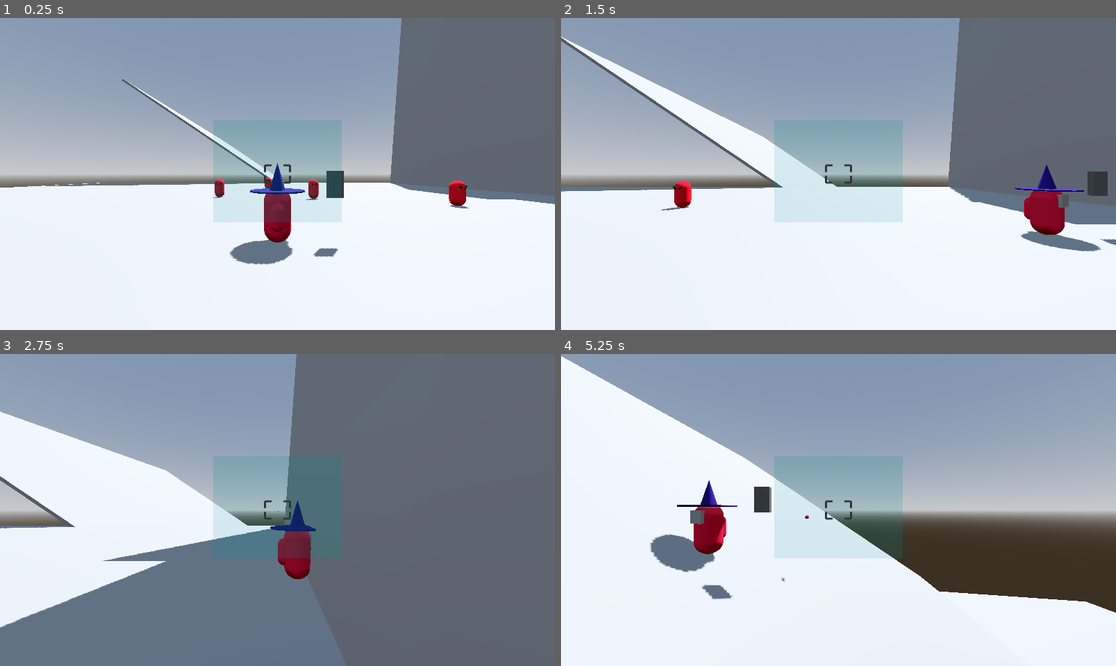
Above: before the commit, frames 1-4 (two rows, left to right).
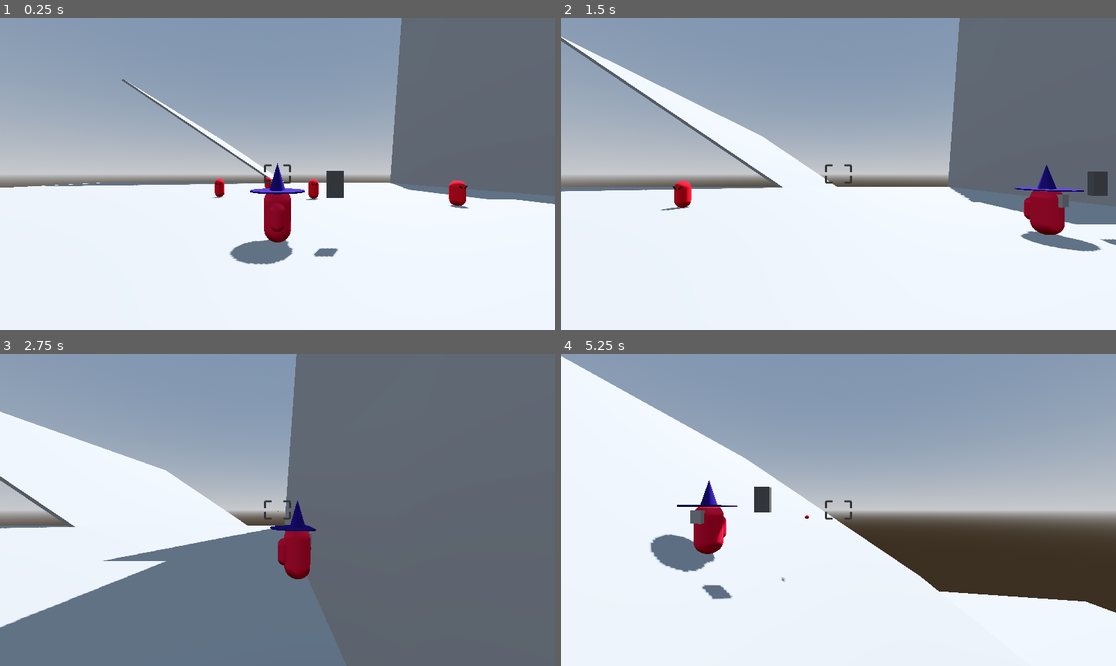
Above: after the commit, the same moments.

Repository: lead0lead/godot-3d-bullet-hell
Game: Godot game, scene res://scenes/main.tscn
Same seed, same stepped clock (60 frames per second), same inputs: the game is played once before the commit and once after it.
Inputs (mouse positions are in pixels of both pictures, inside the frame that each line leads up to):
- Up to frame 1 (0.25 s): no input
- Up to frame 2 (1.5 s): tap Enter at 0.5 s; move the mouse to (960, 158) at 0.52 s; hold D (right) 0.53-1.28 s; hold Shift (boost) 0.53-1.28 s; tap Space (jump) at 0.77 s; move the mouse to (727, 189) at 1.27 s; hold S (back) from 1.28 s (still down); tap X (dash) at 1.35 s
- Up to frame 3 (2.75 s): tap Space (jump) at 1.52 s; move the mouse to (333, 441) at 2.02 s; release S (back) at 2.03 s; press the mouse at (333, 441) at 2.03 s; hold D (right) from 2.03 s (still down)
- Up to frame 4 (5.25 s): move the mouse to (810, 572) at 2.77 s; release D (right) at 2.78 s; release the mouse at (810, 572) at 2.78 s; hold W (forward) 2.78-3.53 s; tap F (toggle-flight) at 2.85 s; tap Space (jump) at 3.02, 3.77, 4.52 s; move the mouse to (1005, 556) at 3.52 s; hold Shift (boost) 3.53-4.28 s; hold A (left) 3.53-5.03 s; move the mouse to (672, 463) at 4.27 s; tap X (dash) at 4.35 s; move the mouse to (866, 510) at 5.02 s; press the mouse at (866, 510) at 5.03 s; hold S (back) from 5.03 s (still down)

The runs differ from the first frame. In frame 1, 6.8% of the frame differs, in the area x 38-62%, y 32-66%; in frame 2, 7.2%; in frame 3, 3.5%; in frame 4, 6.5%.

Commit message:
Rework target detection for lockon
target detection for lockon no longer depends on perspective

Diff:
--- a/scenes/player.tscn
+++ b/scenes/player.tscn
@@ -1,9 +1,10 @@
-[gd_scene load_steps=21 format=3 uid="uid://wtup6u4wgkew"]
+[gd_scene load_steps=22 format=3 uid="uid://wtup6u4wgkew"]
 
 [ext_resource type="Script" path="res://scripts/player_camera.gd" id="1_3o8u8"]
 [ext_resource type="Script" path="res://scripts/player.gd" id="1_yjuw3"]
 [ext_resource type="Script" path="res://scripts/test_input.gd" id="2_mmey0"]
 [ext_resource type="Texture2D" uid="uid://l54h2tvr3o5e" path="res://textures/crosshair030.png" id="3_egn86"]
+[ext_resource type="Script" path="res://scripts/target_lock_on.gd" id="4_4837r"]
 [ext_resource type="Script" path="res://scripts/ranged_weapon.gd" id="5_aqun7"]
 
 [sub_resource type="StandardMaterial3D" id="StandardMaterial3D_n7vr8"]
@@ -39,8 +40,7 @@
 
 [sub_resource type="SphereShape3D" id="SphereShape3D_7xni4"]
 
-[sub_resource type="BoxShape3D" id="BoxShape3D_x7nii"]
-size = Vector3(5, 4, 100)
+[sub_resource type="BoxShape3D" id="BoxShape3D_sf8r8"]
 
 [sub_resource type="StandardMaterial3D" id="StandardMaterial3D_06kpu"]
 transparency = 1
@@ -114,9 +114,10 @@
 collision_mask = 16
 
 [node name="CollisionShape3D" type="CollisionShape3D" parent="CameraPivot/SpringArm3D/PlayerCamera/Area3D"]
-shape = SubResource("BoxShape3D_x7nii")
+shape = SubResource("BoxShape3D_sf8r8")
 
 [node name="MeshInstance3D" type="MeshInstance3D" parent="CameraPivot/SpringArm3D/PlayerCamera/Area3D"]
+visible = false
 mesh = SubResource("BoxMesh_bnhyk")
 
 [node name="TextureRect" type="TextureRect" parent="CameraPivot/SpringArm3D/PlayerCamera"]
@@ -153,5 +154,8 @@
 
 [node name="Muzzle" type="Node3D" parent="RangedWeaponPivot/SpringArm3D/RangedWeapon"]
 
+[node name="TargetLockOn" type="Node" parent="."]
+script = ExtResource("4_4837r")
+
 [connection signal="body_entered" from="CameraPivot/SpringArm3D/PlayerCamera/Area3D" to="RangedWeaponPivot/SpringArm3D/RangedWeapon" method="_on_area_3d_body_entered"]
 [connection signal="body_exited" from="CameraPivot/SpringArm3D/PlayerCamera/Area3D" to="RangedWeaponPivot/SpringArm3D/RangedWeapon" method="_on_area_3d_body_exited"]
--- /dev/null
+++ b/scripts/target_lock_on.gd
@@ -0,0 +1,34 @@
+extends Node
+
+const DETECTION_AREA_WIDTH_RATIO := 0.5
+const DETECTION_AREA_HEIGHT_RATIO := 0.4
+@onready var _camera: Node3D = %PlayerCamera
+
+func _process(delta: float) -> void:
+
+	var screen_size = get_viewport().size
+	var detection_area_width = screen_size.x * DETECTION_AREA_WIDTH_RATIO
+	var detection_area_height = screen_size.x * DETECTION_AREA_HEIGHT_RATIO
+	var detection_area_x_start = (screen_size.x - detection_area_width) / 2
+	var detection_area_y_start = (screen_size.y - detection_area_width) / 2
+	var detection_area_x_end = detection_area_x_start + detection_area_width
+	var detection_area_y_end = detection_area_y_start + detection_area_height
+
+	var possible_targets = get_tree().get_nodes_in_group("Enemy")
+	possible_targets = possible_targets.map(func(possible_target):
+		if possible_target is Node3D and _camera.is_position_in_frustum(possible_target.global_position):
+			return possible_target)
+
+	if possible_targets.size() > 0:
+		possible_targets = possible_targets.map(func(possible_target):
+			if not possible_target:
+				return
+			var target_screen_pos = _camera.unproject_position(possible_target.global_position)
+			if possible_target != null and ((float(target_screen_pos.x) >= detection_area_x_start
+					and float(target_screen_pos.x) <= detection_area_x_end
+					and float(target_screen_pos.y) >= detection_area_x_start
+					and float(target_screen_pos.y) <= detection_area_y_end)):
+				return possible_target)
+
+	print(possible_targets)
+	print(possible_targets.size())
